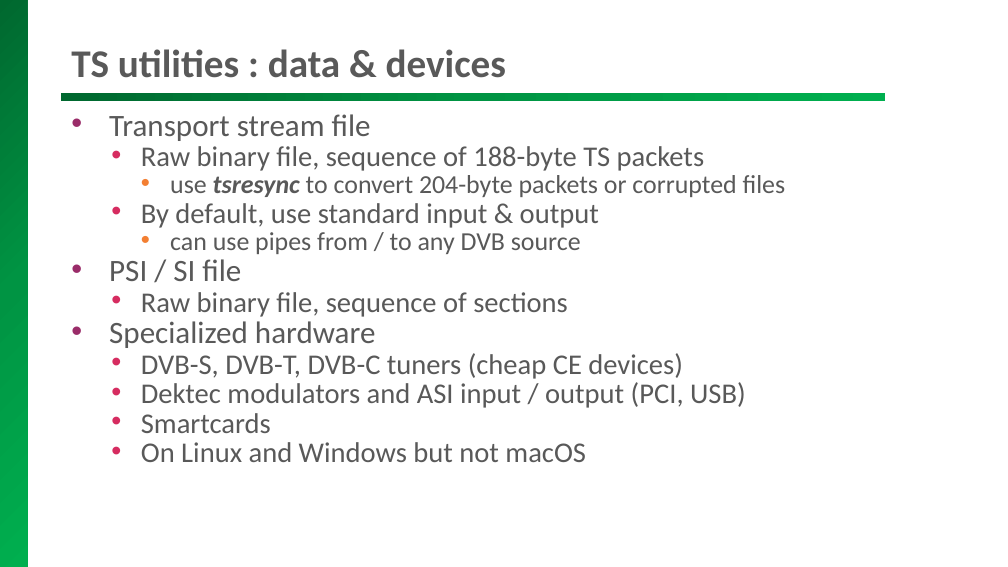
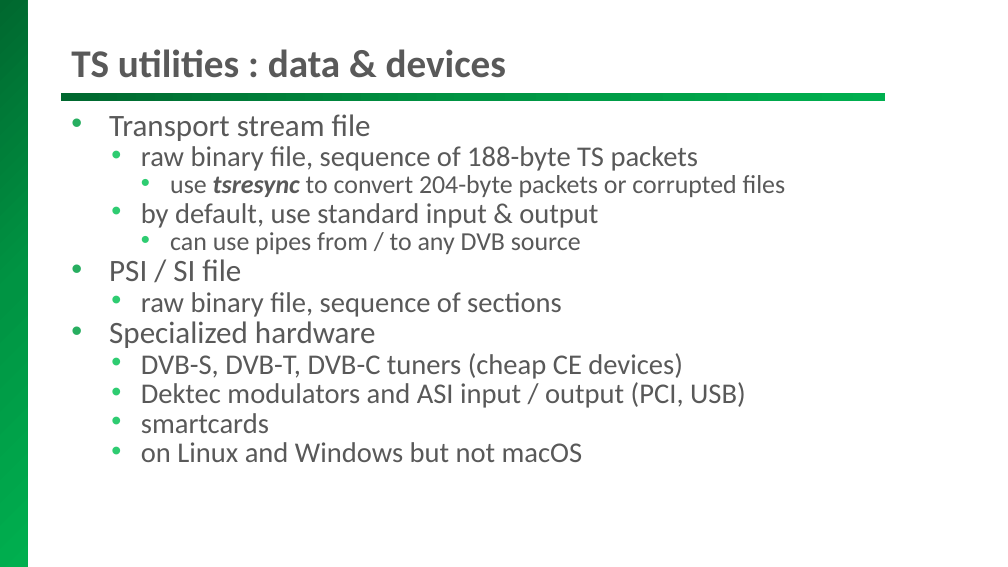
Before and after one commit to tsduck/tsduck, a slide deck: slide 8 of doc/tsduck-presentation.pptx. Drawn at 1008x567 pixels with LibreOffice and Linux fonts; fonts in the diff are those of the drawing; background and template pictures are left out. Boxes give left, top, right and bottom in pixels: in the first picture for what was removed or moved away, otherwise in the second. Text is boxed around its words. In the diff, an @@ line names an element or a change of style, - is before the commit and + after.

```diff
--- a/doc/tsduck-presentation.pptx
+++ b/doc/tsduck-presentation.pptx
@@ text at (x1=109, y1=114, x2=786, y2=408): bullet colour #9A2C69 to #27AE60; bullet colour #F37F32 to #2ECC71; bullet colour #D62C60 to #2ECC71 @@
@@ text at (x1=141, y1=146, x2=699, y2=171): text changed @@
-  • Raw binary file, sequence of 188-byte TS packets
+  • raw binary file, sequence of 188-byte TS packets
@@ text at (x1=141, y1=203, x2=598, y2=228): text changed @@
-  • By default, use standard input & output
+  • by default, use standard input & output
@@ text at (x1=141, y1=292, x2=562, y2=317): text changed @@
-  • Raw binary file, sequence of sections
+  • raw binary file, sequence of sections
@@ text at (x1=141, y1=413, x2=583, y2=462): text changed @@
-  • Smartcards
-  • On Linux and Windows but not macOS
+  • smartcards
+  • on Linux and Windows but not macOS
```
Also in this commit, not shown: 14 other slides changed, 13 slides added, 1 other file.
